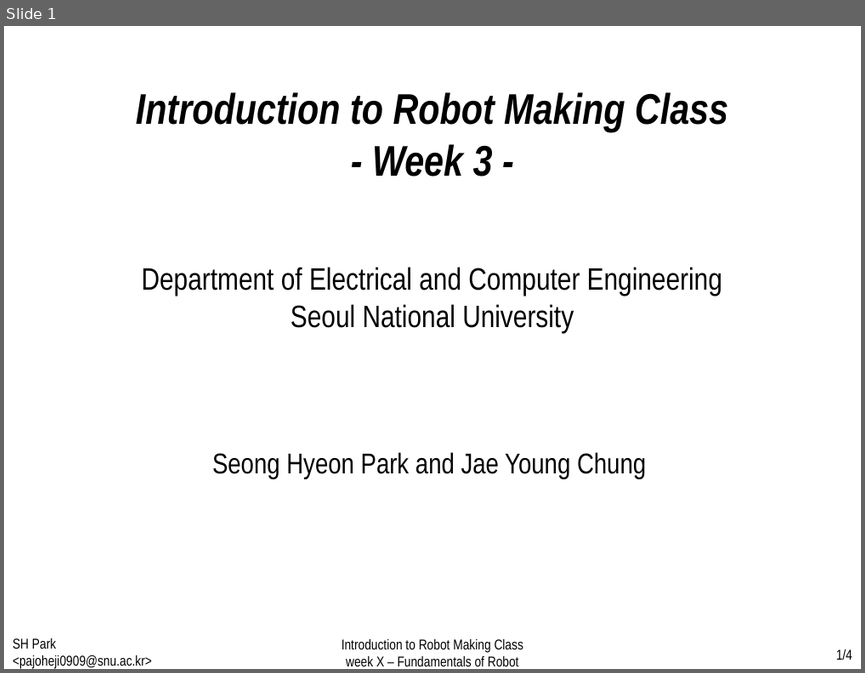
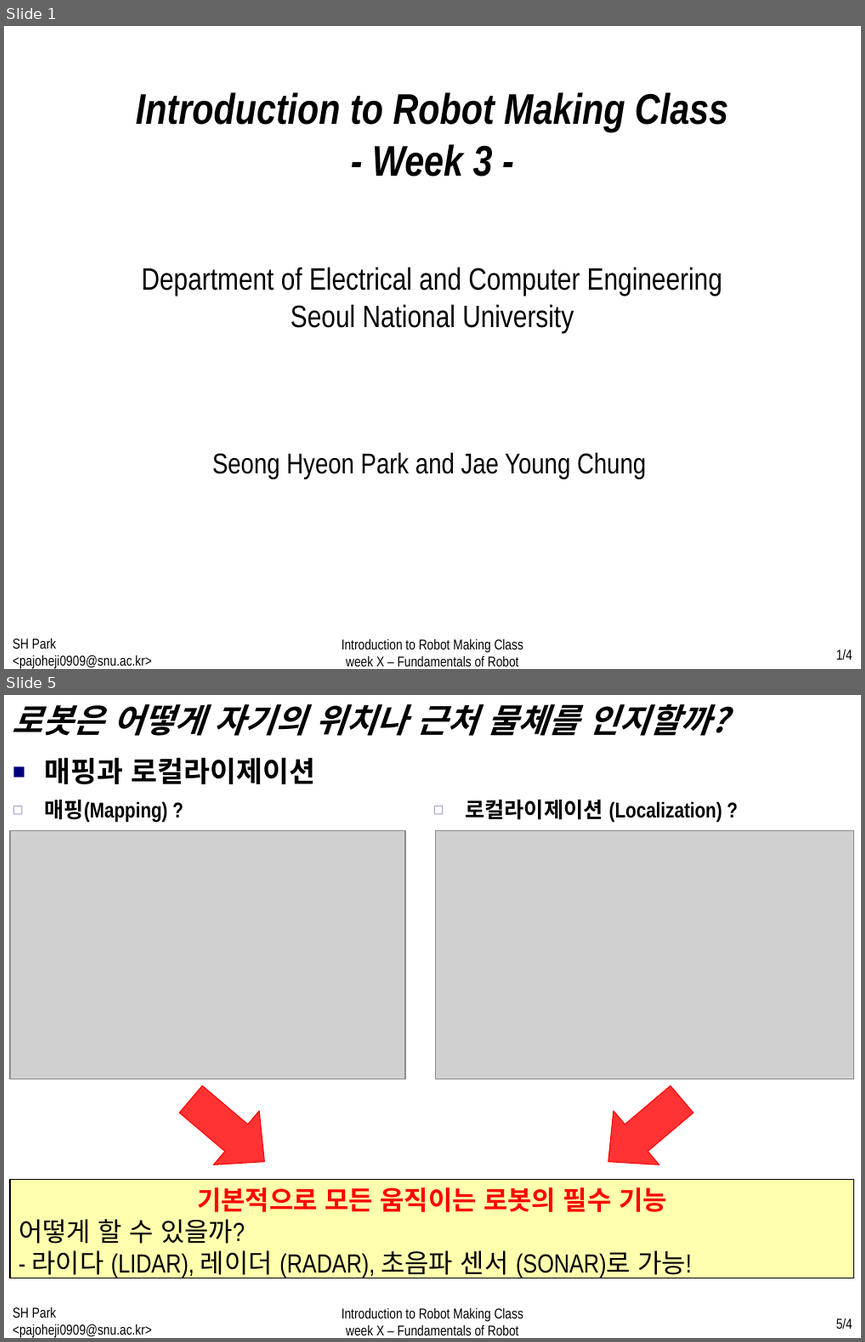
Before and after one commit to WhenTheyCry96/RobotTutorial, a slide deck: PPT/week3.pptx. Shown one above the other, each under a label of ours: slide 1 before the commit, slides 1 and 5 after it; the slides between them are not shown. The pictures are 865x673 and 865x1342 pixels, drawn with LibreOffice and Linux fonts; fonts in the diff are those of the drawing; grey boxes stand for pictures. Boxes give left, top, right and bottom in pixels: in the first picture for what was removed or moved away, otherwise in the second. Text is boxed around its words. In the diff, an @@ line names an element or a change of style, - is before the commit and + after.

Commit message:
week2 fin, week3 on

```diff
--- a/PPT/week3.pptx
+++ b/PPT/week3.pptx
@@ slide 5 added at bbox=[4, 695, 861, 1338], background #FFFFFF @@
@@ text added at bbox=[12, 704, 727, 736], 28 pt, text #000000, bold, italic @@
+로봇은 어떻게 자기의 위치나 근처 물체를 인지할까?
@@ text added at bbox=[45, 757, 315, 784], 24 pt, text #000000, bold @@
+■ 매핑과 로컬라이제이션
@@ text added at bbox=[45, 800, 168, 823], 18 pt, text #000000, bold @@
+  ◻ 매핑(Mapping) ?
@@ text added at bbox=[465, 800, 722, 823], 18 pt, text #000000, bold @@
+  ◻ 로컬라이제이션 (Localization) ?
@@ picture added at bbox=[10, 831, 405, 1079] @@
@@ picture added at bbox=[436, 831, 854, 1079] @@
@@ down arrow added at bbox=[168, 1072, 288, 1189], fill #FF0000 at 80% opacity, outline #FF0000 0.75 pt @@
@@ down arrow added at bbox=[585, 1072, 705, 1189], fill #FF0000 at 80% opacity, outline #FF0000 0.75 pt @@
@@ rectangle added at bbox=[10, 1179, 854, 1277], fill #FFFF99 at 80% opacity, outline #000000 0.75 pt, 22 pt, text #000000 @@
+기본적으로 모든 움직이는 로봇의 필수 기능
+어떻게 할 수 있을까?
+- 라이다 (LIDAR), 레이더 (RADAR), 초음파 센서 (SONAR)로 가능!
@@ text added at bbox=[12, 1307, 152, 1338], 12 pt, text #000000 @@
+SH Park <pajoheji0909@snu.ac.kr>
@@ text added at bbox=[341, 1308, 523, 1335], 12 pt, text #000000 @@
+Introduction to Robot Making Class
+week X – Fundamentals of Robot
@@ page number added at bbox=[836, 1318, 852, 1328], 12 pt, text #000000 @@
+5/4
```
Also in this commit, not shown: 2 slides changed, 10 other slides added, 4 other files.
